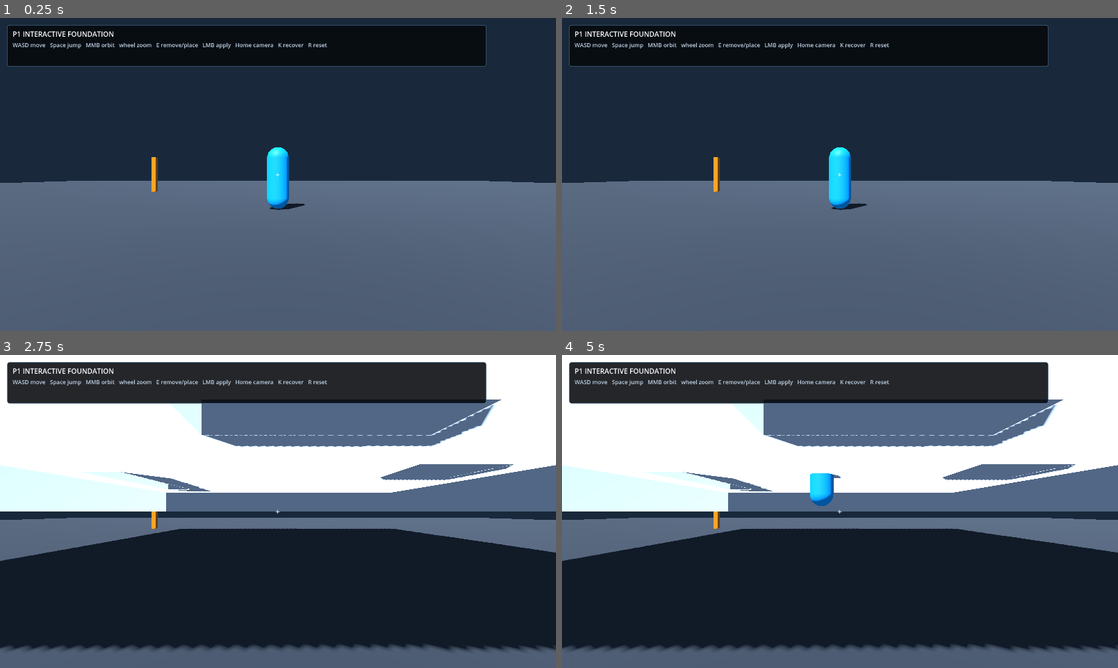
Above: before the commit, frames 1-4 (two rows, left to right).
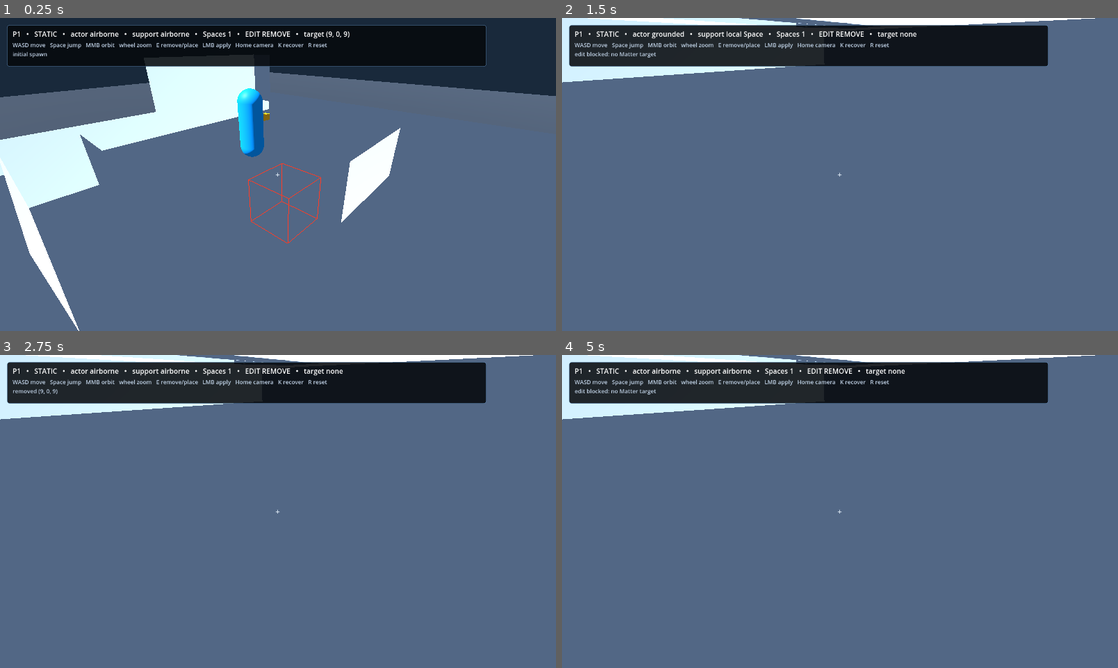
Above: after the commit, the same moments.

Repository: Jozzpoly/FrameMatter-Lab
Game: Godot game, scene res://p1/main.tscn
The game is run twice, just before and just after one commit, with the same random seed, the same clock (stepped at 60 frames per second) and the same inputs. This scene is started directly instead of the project's main scene.
Inputs (mouse positions are in pixels of both pictures, inside the frame that each line leads up to):
- Up to frame 1 (0.25 s): no input
- Up to frame 2 (1.5 s): tap Enter at 0.5 s; move the mouse to (962, 158) at 0.52 s; press the mouse at (962, 158) at 0.53 s; hold D (p1_move_right) 0.53-1.25 s; tap Space (p1_jump) at 0.77 s; release the mouse at (962, 158) at 1.25 s; drag from (728, 190) to (812, 237) at 1.27 s
- Up to frame 3 (2.75 s): tap R (p1_reset) at 2 s; move the mouse to (333, 442) at 2.02 s; hold D (p1_move_right) from 2.03 s (still down); hold K (p1_recover) from 2.03 s (still down); click (333, 442) at 2.17 s
- Up to frame 4 (5 s): release D (p1_move_right) at 2.75 s; release K (p1_recover) at 2.75 s; drag from (812, 574) to (673, 464) at 2.77 s; move the mouse to (1006, 558) at 3.52 s; hold A (p1_move_left) 3.53-4.25 s; tap F at 3.6 s; click (1006, 558) at 3.67 s; tap Space (p1_jump) at 3.77 s; drag from (673, 464) to (756, 433) at 4.27 s

The runs differ from the first frame. In frame 1, 36% of the frame differs, in the area x 0-100%, y 4-100%; in frame 2, 45%; in frame 3, 64%; in frame 4, 64%, in the area x 0-100%, y 0-96%.
Error before the commit: Parse Error: Cannot infer the type of "target_transform" variable because the value doesn't have a set type. (res://p1/camera_rig.gd:74)
Error after the commit: Invalid call. Nonexistent function 'get_global_transform_interpolated' in base 'Node3D (SpaceQueryCharacter)'. (res://p1/camera_rig.gd:74)

Commit message:
Make P1 camera numerics explicit

Diff:
--- a/p1/camera_rig.gd
+++ b/p1/camera_rig.gd
@@ -1,25 +1,25 @@
 class_name P1CameraRig
 extends Node3D
 
-@export var focus_height := 0.65
-@export var default_yaw := 0.72
-@export var default_pitch := 0.48
-@export var default_distance := 7.2
-@export var min_distance := 3.0
-@export var max_distance := 13.0
-@export var orbit_sensitivity := 0.007
-@export var zoom_step := 0.65
-@export var context_blend_start := 5.0
-@export var context_blend_full := 14.0
-@export var max_context_weight := 0.42
+@export var focus_height: float = 0.65
+@export var default_yaw: float = 0.72
+@export var default_pitch: float = 0.48
+@export var default_distance: float = 7.2
+@export var min_distance: float = 3.0
+@export var max_distance: float = 13.0
+@export var orbit_sensitivity: float = 0.007
+@export var zoom_step: float = 0.65
+@export var context_blend_start: float = 5.0
+@export var context_blend_full: float = 14.0
+@export var max_context_weight: float = 0.42
 
 var target: Node3D
 var context_target: Node3D
 var context_local_point := Vector3.ZERO
 
-var _yaw := default_yaw
-var _pitch := default_pitch
-var _distance := default_distance
+var _yaw: float = default_yaw
+var _pitch: float = default_pitch
+var _distance: float = default_distance
 var _orbiting := false
 
 @onready var _yaw_pivot: Node3D = $YawPivot
@@ -49,13 +49,13 @@
 
 
 func get_planar_forward() -> Vector3:
-	var forward := -_yaw_pivot.global_transform.basis.z
+	var forward: Vector3 = -_yaw_pivot.global_transform.basis.z
 	forward.y = 0.0
 	return forward.normalized() if forward.length_squared() > 0.000001 else Vector3.FORWARD
 
 
 func get_planar_right() -> Vector3:
-	var right := _yaw_pivot.global_transform.basis.x
+	var right: Vector3 = _yaw_pivot.global_transform.basis.x
 	right.y = 0.0
 	return right.normalized() if right.length_squared() > 0.000001 else Vector3.RIGHT
 
@@ -71,22 +71,23 @@
 	if target == null or not is_instance_valid(target):
 		return
 
-	var target_transform := target.get_global_transform_interpolated()
-	var focus := target_transform.origin + Vector3.UP * focus_height
-	var desired_distance := _distance
+	var target_transform: Transform3D = target.get_global_transform_interpolated()
+	var focus: Vector3 = target_transform.origin + Vector3.UP * focus_height
+	var desired_distance: float = _distance
 
 	if context_target != null and is_instance_valid(context_target):
-		var context_transform := context_target.get_global_transform_interpolated()
-		var context_point := context_transform * context_local_point
-		var separation := focus.distance_to(context_point)
-		var context_t := clampf(
-			(separation - context_blend_start) / max(0.001, context_blend_full - context_blend_start),
+		var context_transform: Transform3D = context_target.get_global_transform_interpolated()
+		var context_point: Vector3 = context_transform * context_local_point
+		var separation: float = focus.distance_to(context_point)
+		var blend_span: float = maxf(0.001, context_blend_full - context_blend_start)
+		var context_t: float = clampf(
+			(separation - context_blend_start) / blend_span,
 			0.0,
 			1.0
 		)
-		var context_weight := context_t * max_context_weight
+		var context_weight: float = context_t * max_context_weight
 		focus = focus.lerp(context_point, context_weight)
-		desired_distance = clampf(max(_distance, separation * 0.72), min_distance, max_distance)
+		desired_distance = clampf(maxf(_distance, separation * 0.72), min_distance, max_distance)
 
 	global_position = focus
 	_spring_arm.spring_length = desired_distance
@@ -107,10 +108,10 @@
 		_orbiting = mouse.pressed
 		return
 	if mouse.pressed and mouse.button_index == MOUSE_BUTTON_WHEEL_UP:
-		_distance = max(min_distance, _distance - zoom_step)
+		_distance = maxf(min_distance, _distance - zoom_step)
 		return
 	if mouse.pressed and mouse.button_index == MOUSE_BUTTON_WHEEL_DOWN:
-		_distance = min(max_distance, _distance + zoom_step)
+		_distance = minf(max_distance, _distance + zoom_step)
 
 
 func _apply_orbit() -> void:
